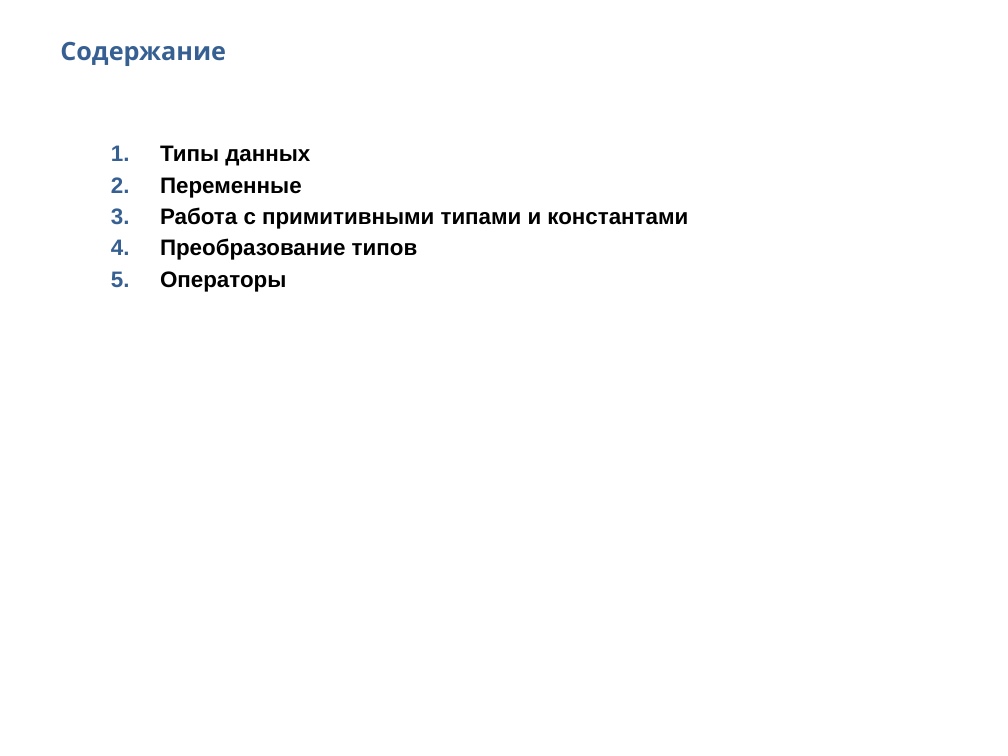
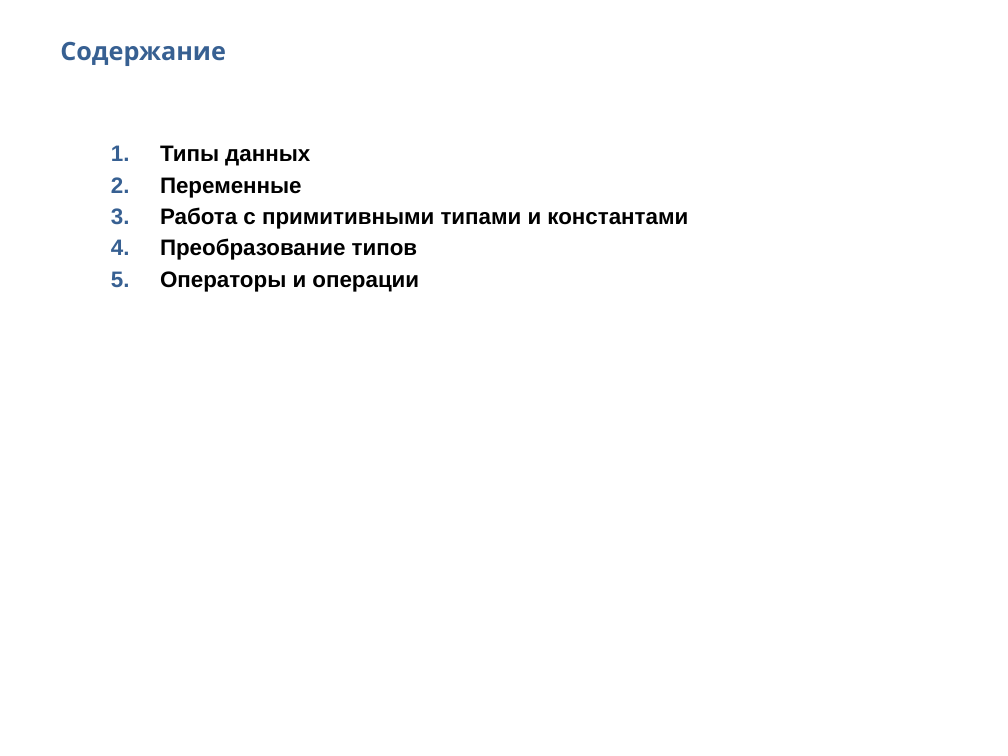
Before and after one commit to Vyacheslav2023/javase0111, a slide deck: slide 2 of presentation/JavaSE12ТипыОператоры.pptx. Drawn at 1008x756 pixels with LibreOffice and Linux fonts; fonts in the diff are those of the drawing. Boxes give left, top, right and bottom in pixels: in the first picture for what was removed or moved away, otherwise in the second. Text is boxed around its words. In the diff, an @@ line names an element or a change of style, - is before the commit and + after.

```diff
--- a/presentation/JavaSE12ТипыОператоры.pptx
+++ b/presentation/JavaSE12ТипыОператоры.pptx
@@ text at (x1=160, y1=271, x2=419, y2=292): text changed @@
-5. Операторы
+5. Операторы и операции
```
Also in this commit, not shown: 14 other slides changed, 4 slides added, 6 other files.
